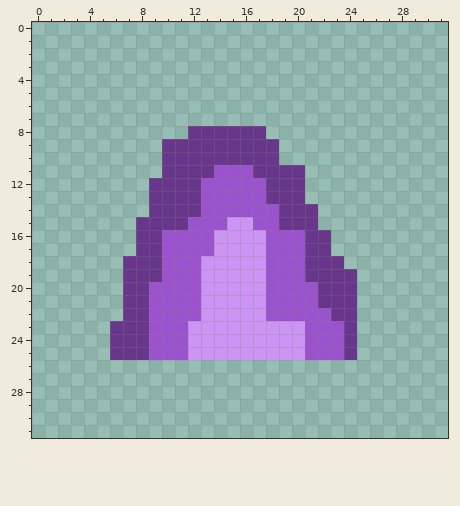
Edited in one commit: pixel-art sprite (CHEM Achieves/Resources/Corium.png). Above, as it was before the edit.
The file is 32x32 pixels.
And afterwards:
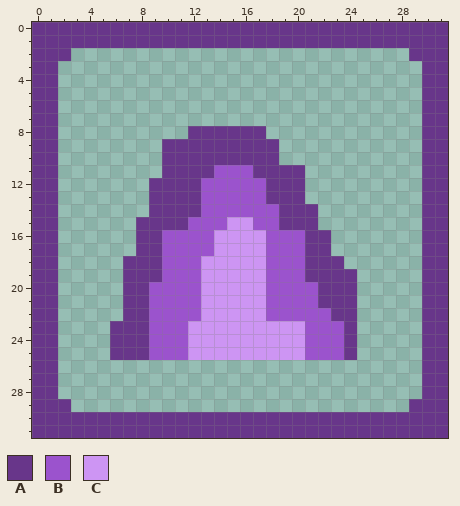
Palette (. is transparent): A #68368a  B #9b53cd  C #cd95f3
Changes in this commit:
There is now colour A in rows 0 to 1 at x 0 to 31; in row 2 at x 0 to 2 and 29 to 31; in rows 3 to 28 at x 0 to 1 and 30 to 31; in row 29 at x 0 to 2 and 29 to 31; in rows 30 to 31 at x 0 to 31.
Boxes around the changes in both pictures, in picture pixels (x1, y1, x2, y2):
added: (32, 22, 448, 438)
